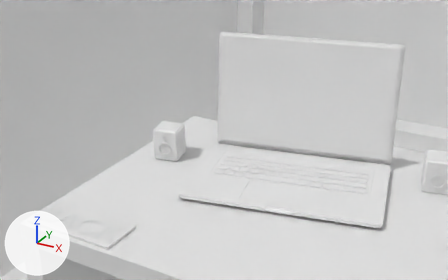
The glTF model static/comp.glb as it was, and as the next commit left it.
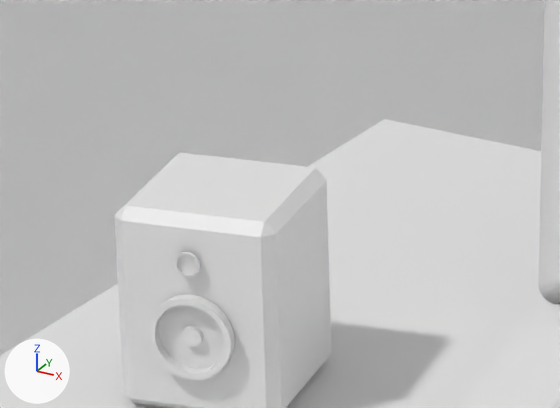
There are two pictures of each version: one from a 50 mm lens placed at (0.384, -4.339, 2.007), pointed at (-0.665, -2.432, 1.053), one close up on the part from 30% to 49% of the width and 35% to 57% of the height. The axes (+X, +Y, +Z) are drawn at lower left. The lights are the same throughout. Where no turn or scale is listed for an object, it has been applied to the vertices.

In view in the first close-up: 'desk', 'leftWall', 'macBook_BottomPart', 'speakers'.
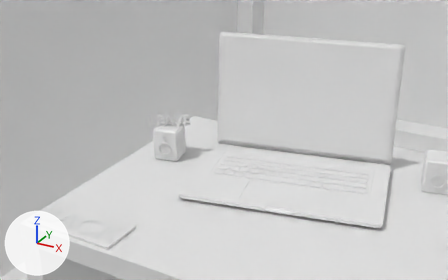
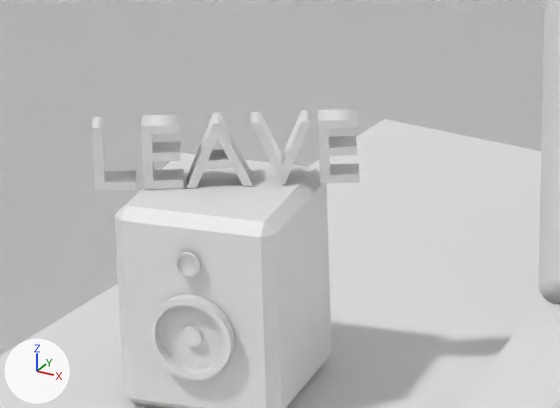
Boxes (x1, y1, x2, y2) around the edits, measured in the close-ups (560 x 408 px):
```json
{"object": "leaveButton", "change": "added", "after": [92, 109, 360, 191]}
```

The change, as JSON lines over the scene's bpy script:
```json
{"op": "add", "block": "me_text_001", "code": ["me_text_001 = bpy.data.meshes.new('Text.001')", "me_text_001.from_pydata(...)  # 96 vertices, 176 faces; spans x -0.0012..0.1352, y -0.0048..0.0939, z -0.0003..0.0393"]}
{"op": "add", "block": "ob_leavebutton", "code": ["ob_leavebutton = bpy.data.objects.new('leaveButton', me_text_001)", "ob_leavebutton.location = (-0.9265, -2.5497, 1.1019)"]}
```
